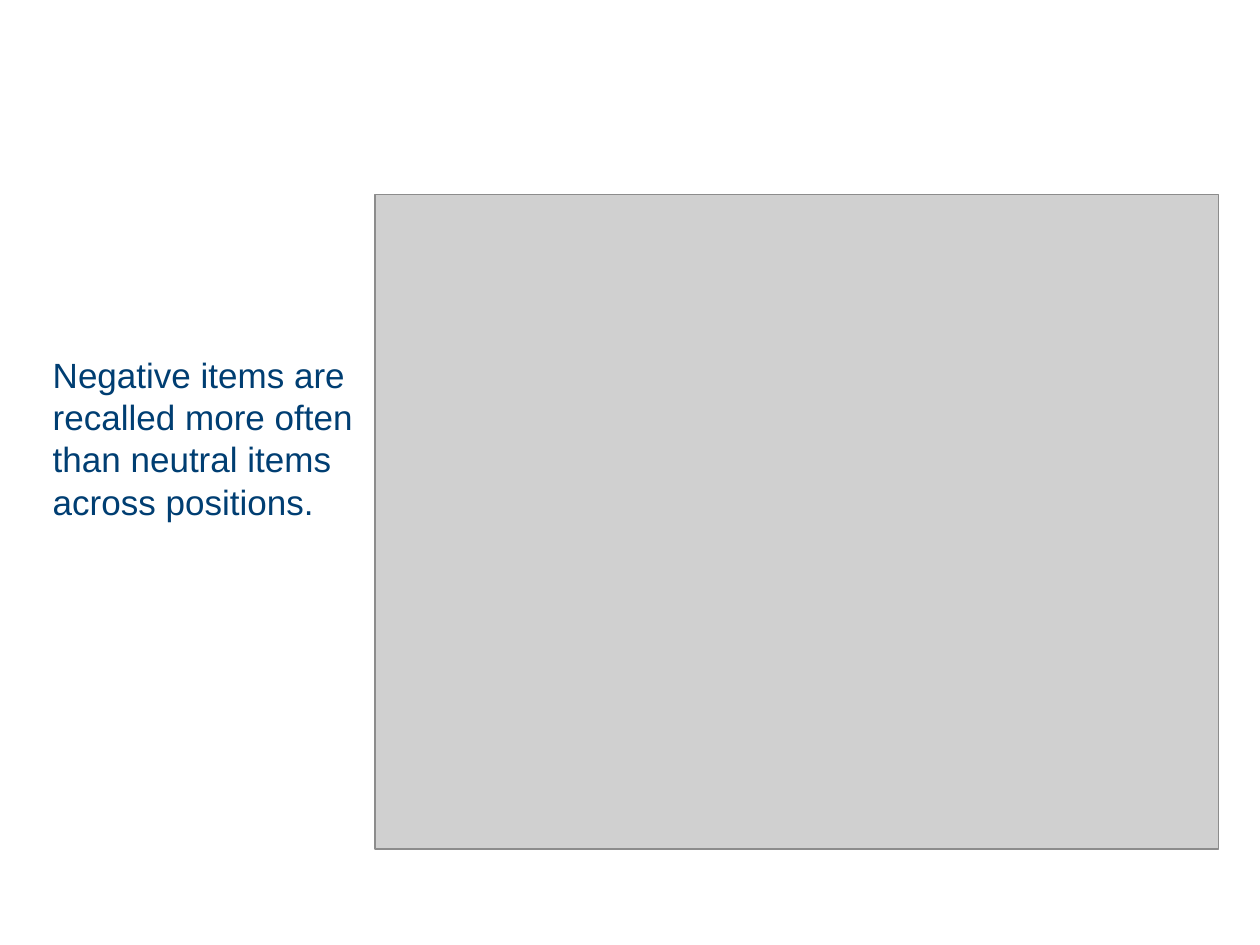
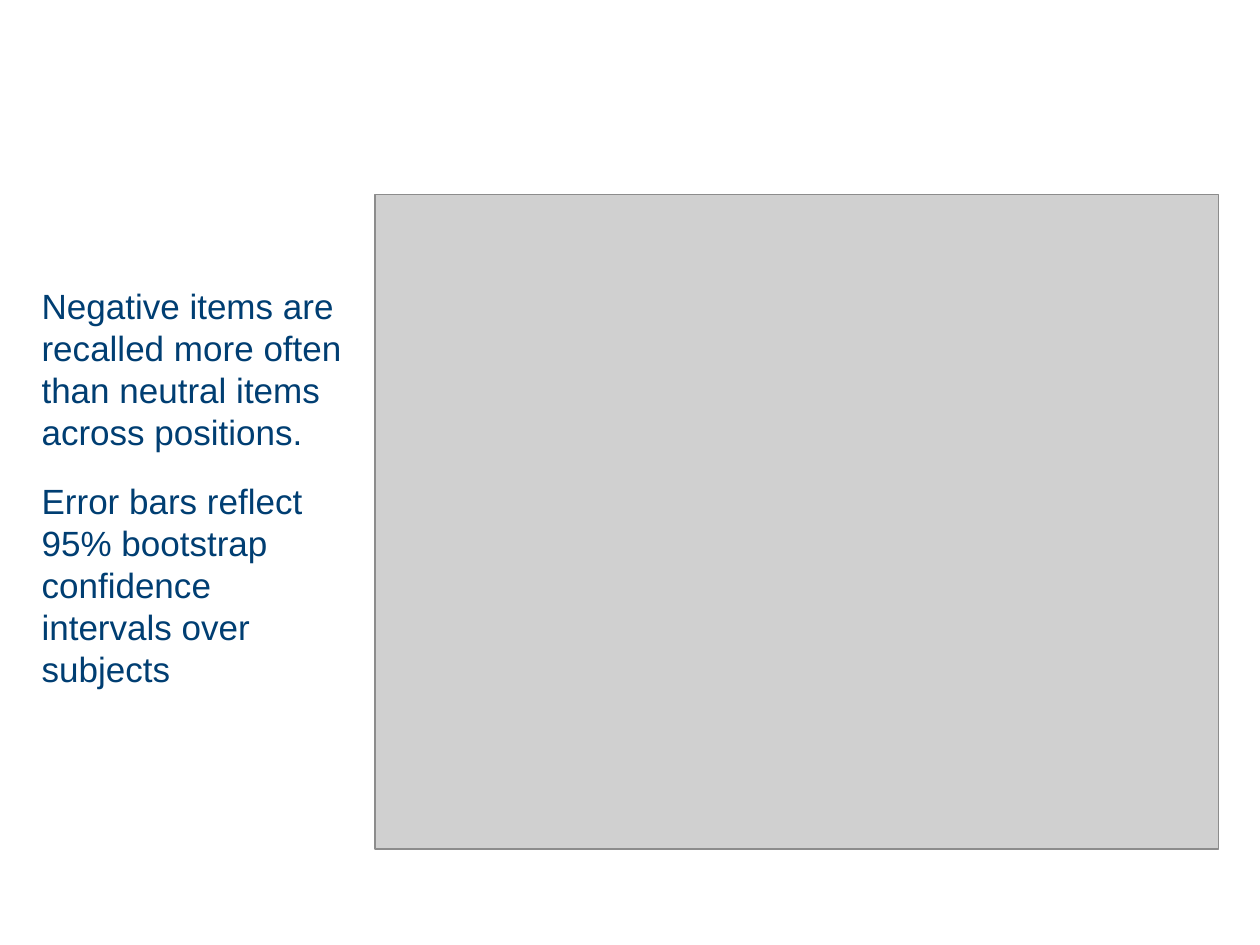
Before and after one commit to githubpsyche/jaxcmr, a slide deck: slide 4 of projects/TalmiEEG/slides.pptx. Drawn at 1260x945 pixels with LibreOffice and Linux fonts; fonts in the diff are those of the drawing; grey boxes stand for pictures; background and template pictures are left out. Boxes give left, top, right and bottom in pixels: in the first picture for what was removed or moved away, otherwise in the second. Text is boxed around its words. In the diff, an @@ line names an element or a change of style, - is before the commit and + after.

```diff
--- a/projects/TalmiEEG/slides.pptx
+++ b/projects/TalmiEEG/slides.pptx
@@ text "Negative items are recalled more ...": place and size @@
-text "Negative items are recalled more ..." at (53, 362, 353, 521)
+text "Negative items are recalled more ..." at (42, 293, 342, 688)
@@ text at (42, 488, 302, 688): paragraph added @@
+Error bars reflect 95% bootstrap confidence intervals over subjects
```
Also in this commit, not shown: 7 other slides changed, 5 slides added, 2 slides removed, 9 other files.
